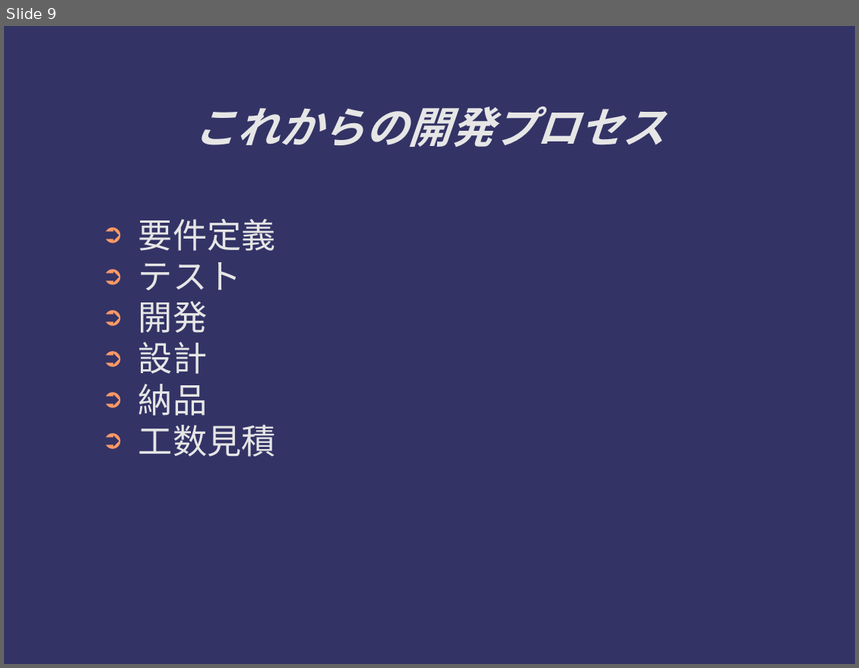
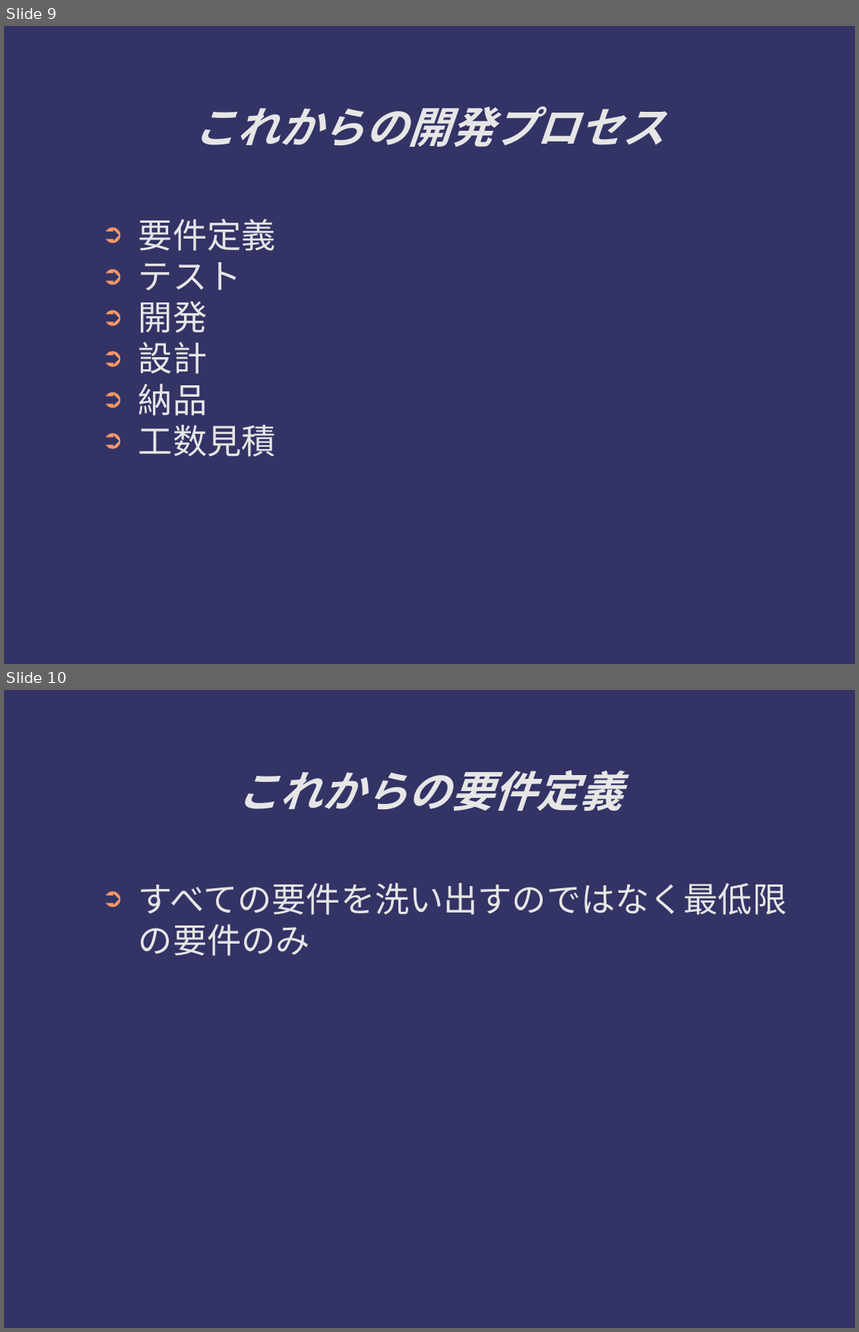
Before and after one commit to ichylinux/daddy, a slide deck: doc/concept.odp. Shown one above the other, each under a label of ours: slide 9 before the commit, slides 9 and 10 after it. The pictures are 859x668 and 859x1332 pixels, drawn with LibreOffice and Linux fonts; fonts in the diff are those of the drawing. Boxes give left, top, right and bottom in pixels: in the first picture for what was removed or moved away, otherwise in the second. Text is boxed around its words. In the diff, an @@ line names an element or a change of style, - is before the commit and + after.

```diff
--- a/doc/concept.odp
+++ b/doc/concept.odp
@@ slide 10 added at (x1=4, y1=690, x2=855, y2=1328), background #333366 @@
@@ title added at (x1=237, y1=770, x2=622, y2=811), 40 pt, text #E6E6E6, bold, italic @@
+これからの要件定義
@@ text added at (x1=139, y1=883, x2=787, y2=956), 32 pt, text #E6E6E6 @@
+➲ すべての要件を洗い出すのではなく最低限の要件のみ
```
Also in this commit, not shown: 3 slides changed, 5 other slides added.
